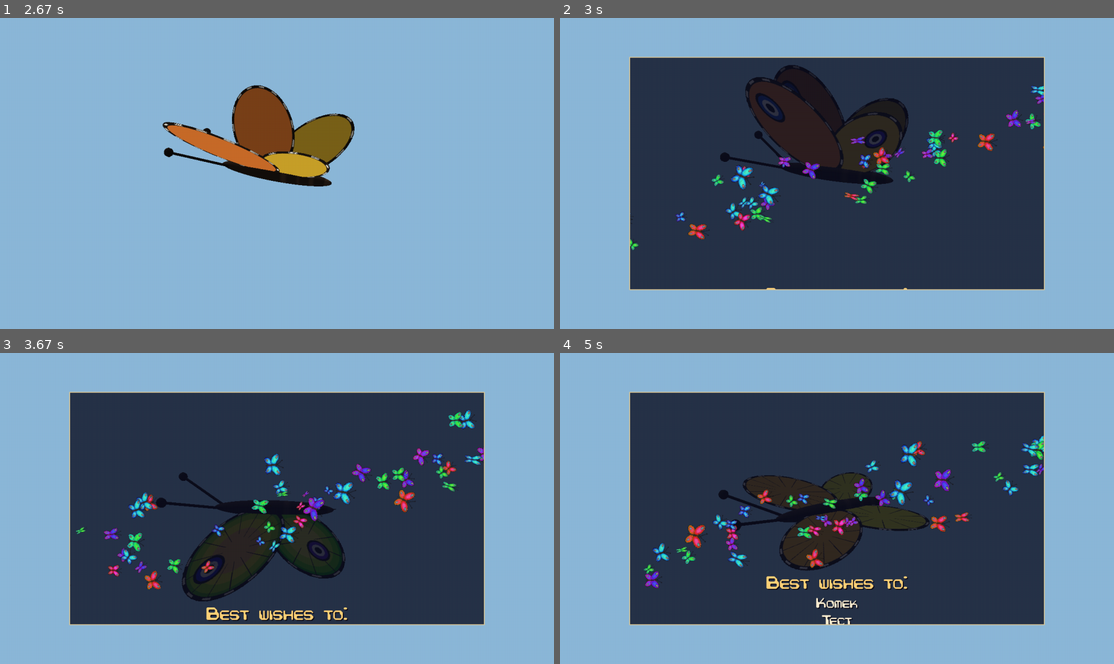
Above: before the commit, frames 1-4 (two rows, left to right).
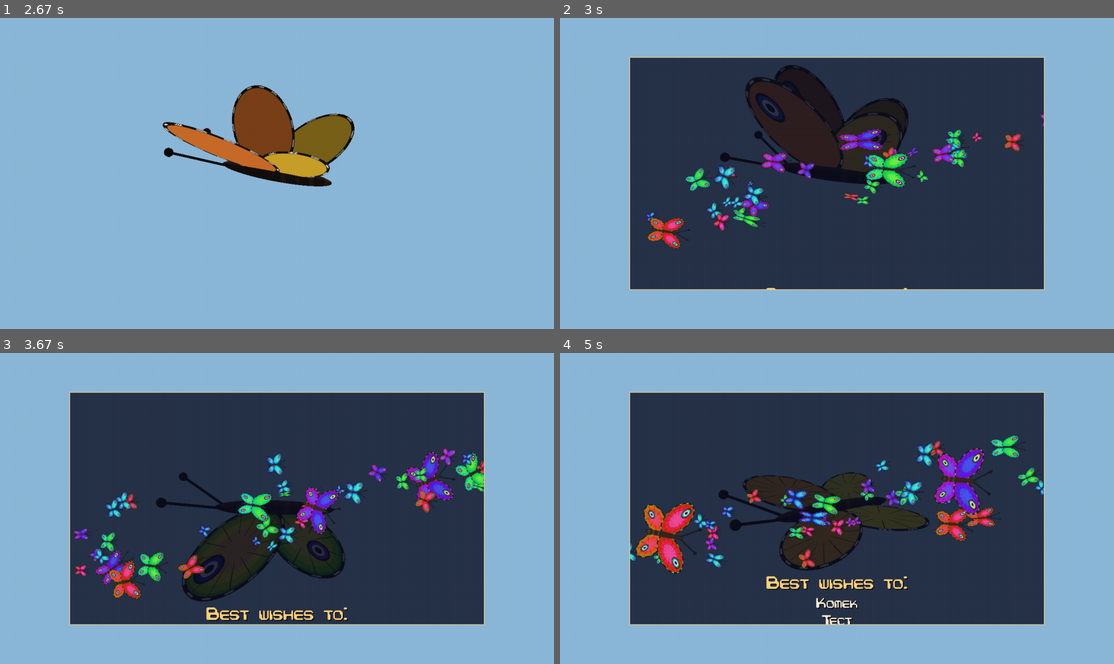
Above: after the commit, the same moments.

Repository: kdrzazga/DEMOS
Game: pygame game, started from lib/test/butterfly_test.py
Two runs of this game, one before a commit and one after it. Both use one fixed random seed, a clock stepped at 60 frames per second and the inputs below.
Inputs (mouse positions are in pixels of both pictures, inside the frame that each line leads up to):
- Up to frame 1 (2.67 s): hold Right 0.33-0.8 s; move the mouse to (254, 185) at 0.37 s; tap Tab at 0.83 s; hold Right 1.17-1.63 s; tap 3 at 1.32 s; hold Left 1.67-2.2 s; tap 1 at 1.82 s; hold Down 2.23-2.53 s; tap 2 at 2.38 s; hold Left from 2.57 s (still down)
- Up to frame 2 (3 s): tap 3 at 2.72 s; release Left at 2.97 s
- Up to frame 3 (3.67 s): hold Up 3-3.37 s; tap 1 at 3.15 s; hold Right from 3.4 s (still down); tap 2 at 3.55 s
- Up to frame 4 (5 s): release Right at 4.03 s; hold Down 4.07-4.43 s; tap 3 at 4.22 s; hold Left 4.47-4.93 s; tap 1 at 4.62 s; hold Right from 4.97 s (still down)

Frame 1 is identical in both runs. In frame 2, 4.7% of the frame differs, in the area x 12-88%, y 21-75%; in frame 3, 6.2%; in frame 4, 7.3%, in the area x 12-88%, y 26-76%.

Commit message:
butterfly credits2

Diff:
--- a/lib/butterfly_credits.py
+++ b/lib/butterfly_credits.py
@@ -52,27 +52,43 @@
 		self.helix_depth_scaling = 0.25
 		self.lane_spread_pixels = height * 0.12
 		self.speed_factor = 1.0
+		self.large_every = 5
+		self.large_scale = 2
+		self.huge_every = 16
+		self.huge_scale = 3
 		self.random = random.Random()
-		self.variants = self.create_variants()
+		self.variants_by_scale = self.create_variants()
 		self.start_point, self.end_point = self.flight_endpoints()
 		self.flight_length = math.hypot(self.end_point[0] - self.start_point[0], self.end_point[1] - self.start_point[1])
 		self.along_direction = ((self.end_point[0] - self.start_point[0]) / self.flight_length,
 								(self.end_point[1] - self.start_point[1]) / self.flight_length)
 		self.across_direction = (-self.along_direction[1], self.along_direction[0])
-		self.flyers = [self.create_flyer(self.random.random()) for _ in range(self.butterfly_count)]
+		self.flyers = [self.create_flyer(self.random.random(), slot) for slot in range(self.butterfly_count)]
 		self.lane_offsets = [self.random.uniform(-self.lane_spread_pixels, self.lane_spread_pixels) for _ in range(self.butterfly_count)]
 
 	def create_variants(self):
-		variants = []
-		for _ in range(self.variant_count):
-			butterfly = Butterfly2D(self.random.randint(self.minimum_width_pixels, self.maximum_width_pixels))
-			butterfly.shape.pattern.hue = self.random.uniform(0.0, 360.0)
-			butterfly.render()
-			variants.append(butterfly.image)
-		return variants
+		variant_specs = [(self.random.randint(self.minimum_width_pixels, self.maximum_width_pixels), self.random.uniform(0.0, 360.0))
+						 for _ in range(self.variant_count)]
+		variants_by_scale = {}
+		for scale in (1, self.large_scale, self.huge_scale):
+			variants_by_scale[scale] = []
+			for width_pixels, hue in variant_specs:
+				butterfly = Butterfly2D(width_pixels * scale)
+				butterfly.shape.pattern.hue = hue
+				butterfly.render()
+				variants_by_scale[scale].append(butterfly.image)
+		return variants_by_scale
+
+	def slot_scale(self, slot):
+		ordinal = slot + 1
+		if ordinal % self.huge_every == 0:
+			return self.huge_scale
+		if ordinal % self.large_every == 0:
+			return self.large_scale
+		return 1
 
 	def flight_endpoints(self):
-		margin = self.maximum_width_pixels
+		margin = self.maximum_width_pixels * self.huge_scale
 		low_y = self.area.top + self.area.height * 0.75
 		high_y = self.area.top + self.area.height * 0.25
 		left_x = self.area.left - margin
@@ -84,9 +100,9 @@
 	def heading_degrees(self, velocity):
 		return -math.degrees(math.atan2(velocity[0], -velocity[1]))
 
-	def create_flyer(self, progress):
+	def create_flyer(self, progress, slot):
 		return FlyingButterfly(
-			self.random.choice(self.variants),
+			self.random.choice(self.variants_by_scale[self.slot_scale(slot)]),
 			progress,
 			self.random.uniform(self.minimum_crossing_seconds, self.maximum_crossing_seconds),
 			self.random.uniform(self.minimum_flap_frequency, self.maximum_flap_frequency),
@@ -98,7 +114,7 @@
 		for index, flyer in enumerate(self.flyers):
 			flyer.update(delta_seconds * self.speed_factor)
 			if flyer.has_arrived():
-				self.flyers[index] = self.create_flyer(0.0)
+				self.flyers[index] = self.create_flyer(0.0, index)
 				self.lane_offsets[index] = self.random.uniform(-self.lane_spread_pixels, self.lane_spread_pixels)
 
 	def helix_depth(self, flyer):
